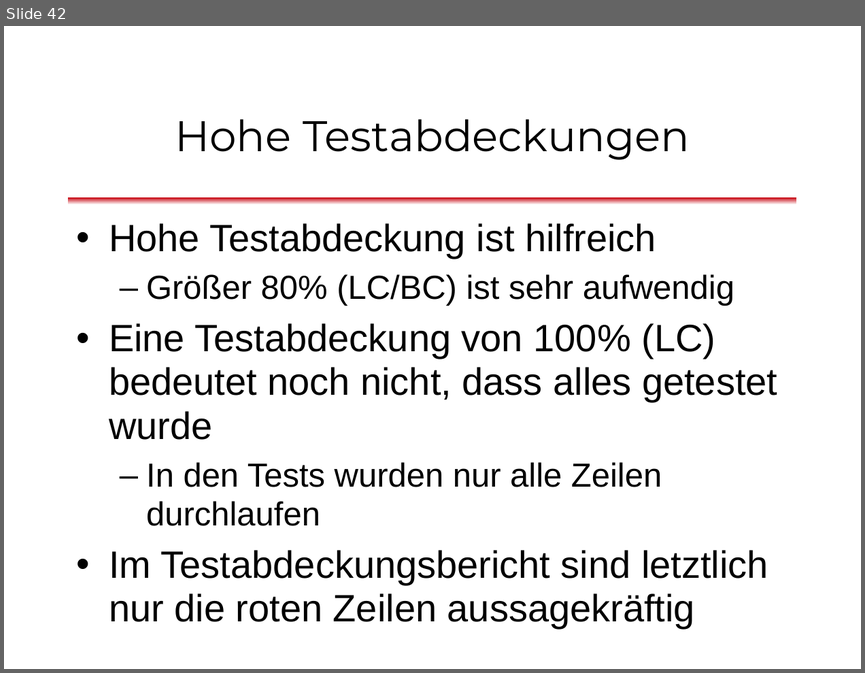
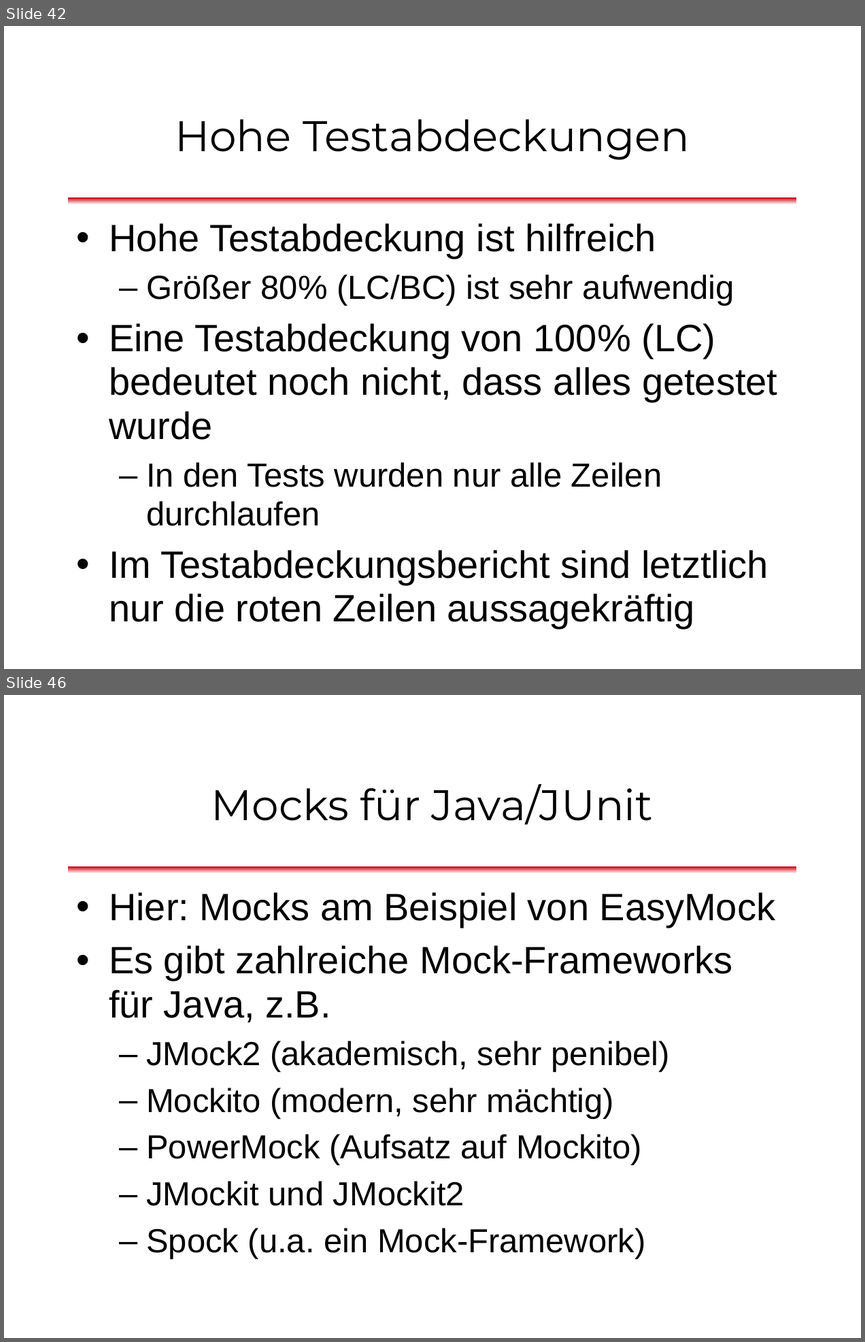
Before and after one commit to dlindner/vorlesung-se2-dhbw, a slide deck: added_2013/Unit Tests mit JUnit (2013).odp. Shown one above the other, each under a label of ours: slide 42 before the commit, slides 42 and 46 after it; the slides between them are not shown. The pictures are 865x673 and 865x1342 pixels, drawn with LibreOffice and Linux fonts; fonts in the diff are those of the drawing; background and template pictures are left out. Boxes give left, top, right and bottom in pixels: in the first picture for what was removed or moved away, otherwise in the second. Text is boxed around its words. In the diff, an @@ line names an element or a change of style, - is before the commit and + after.

Commit message:
Mock-Objekte beschrieben. Vorlesungseinheit fertig

```diff
--- a/added_2013/Unit Tests mit JUnit (2013).odp
+++ b/added_2013/Unit Tests mit JUnit (2013).odp
@@ slide 46 added at bbox=[4, 695, 861, 1338], background #FFFFFF; not listed: 1 template element that a slide beside it also shows @@
@@ title added at bbox=[211, 784, 653, 825], 36 pt, text #000000 @@
+Mocks für Java/JUnit
@@ text added at bbox=[109, 892, 775, 1259], 28 pt, text #000000 @@
+• Hier: Mocks am Beispiel von EasyMock
+• Es gibt zahlreiche Mock-Frameworks für Java, z.B.
+  – JMock2 (akademisch, sehr penibel)
+  – Mockito (modern, sehr mächtig)
+  – PowerMock (Aufsatz auf Mockito)
+  – JMockit und JMockit2
+  – Spock (u.a. ein Mock-Framework)
```
Also in this commit, not shown: 11 other slides added, 2 slides removed.
